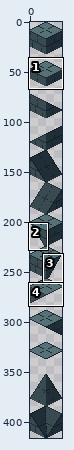
Pixel-art file, stored at assets/img/settlements/tileset_buildings.aseprite. The picture above shows the old version from afar; the outline marks the close-up.
Close-up. The starting point:
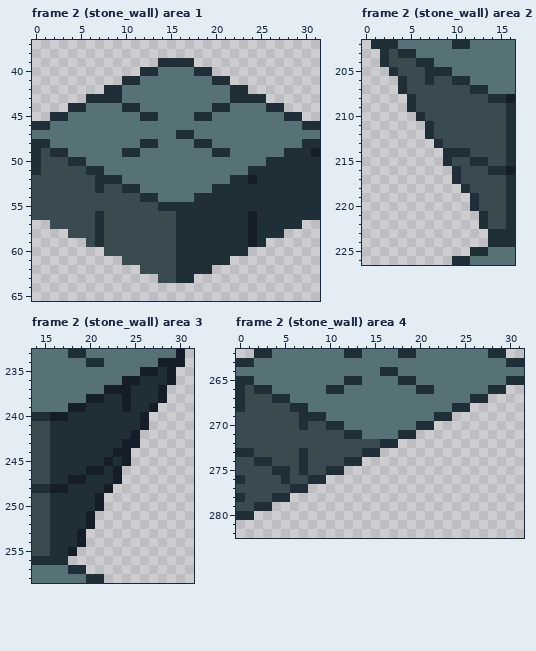
32x416 pixels, 6 frames. Shown: frame 2 (stone_wall) area 1: x 0..31, y 37..65; frame 2 (stone_wall) area 2: x 0..16, y 202..226; frame 2 (stone_wall) area 3: x 14..31, y 233..258; frame 2 (stone_wall) area 4: x 0..31, y 262..282. The commit also changed other frames or places, which this record leaves out.
The same view after the edit:
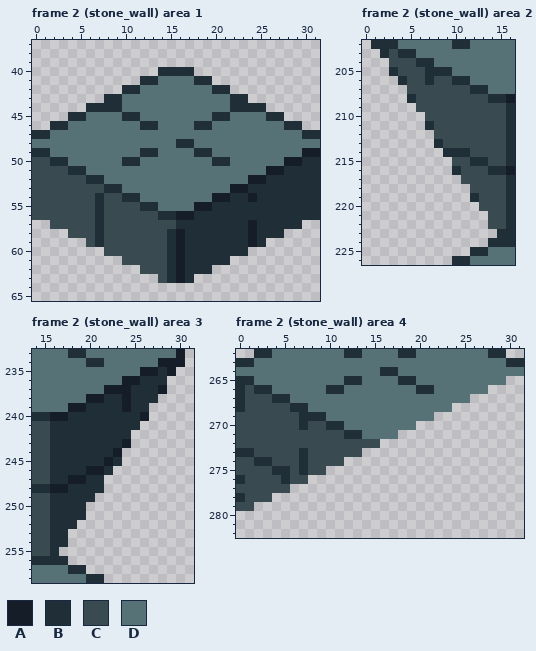
Palette (. is transparent): A #151d28  B #202e37  C #394a50  D #577277
Change:
Changed rows in their new state; - is an unchanged pixel.
Frame 2 (stone_wall) area 1, layer "Copy":
first column x 0:
39 --------------....--------------
40 ------------..BBBB..------------
41 ----------..BB----BB..----------
42 --------..BB--------BB..--------
43 ------..----------------..------
44 ----..BBBBDD--------DDBBBB..----
45 --..BB----BBDD----DDBB----BB..--
46 ..BB--------BB----BB--------BB..
47 BB--------------DD------------BB
48 DD----------DD--BBDD----------DD
49 -BDD------DDBB----BBDD------DDA-
50 C-BBDD----BB--------BB----DDAA--
51 C---BBDD----------------DDAA----
52 ------B-DD------------DD-A------
53 -------CBBDD--------DDAA--------
54 -------B--BBDD----DDAA--A-------
55 -------B----BBDDDDAA------------
56 --------------BBAA------B-------
58 ---------------BA---------------
59 ---------------BA---------------
60 ---------------BA---------------
61 ---------------BA---------------
62 ---------------BA---------------
63 ---------------BA---------------
Frame 2 (stone_wall) area 2, layer "Copy":
first column x 2:
204 .------------
207 --.----------
209 ---.---------
210 ----.--------
212 -----.-------
215 -------.-----
217 --------.----
218 ---------.---
220 ----------.--
221 -----------.-
222 -----------.-
223 ------------.
Frame 2 (stone_wall) area 3, layer "Copy":
first column x 17:
236 ------------.
238 -----------.-
239 ----------.--
241 ---------.---
242 --------.----
243 --------.----
244 -------.-----
245 -------.-----
246 ------.------
247 -----..------
248 -----.-------
249 ----.--------
250 ---..--------
251 ---.---------
252 --..---------
253 -..----------
254 -..----------
255 ..-----------
Frame 2 (stone_wall) area 4, layer "Copy":
first column x 0:
265 ------------------------------..
266 ----------------------------..--
267 --------------------------..----
268 ------------------------..------
269 ----------------------..--------
270 --------------------..----------
271 ------------------..------------
272 ----------------..--------------
273 --------------..----------------
274 ------------..------------------
275 ----------..--------------------
276 --------..----------------------
277 ------..------------------------
278 ----..--------------------------
279 --..----------------------------
280 ..------------------------------
